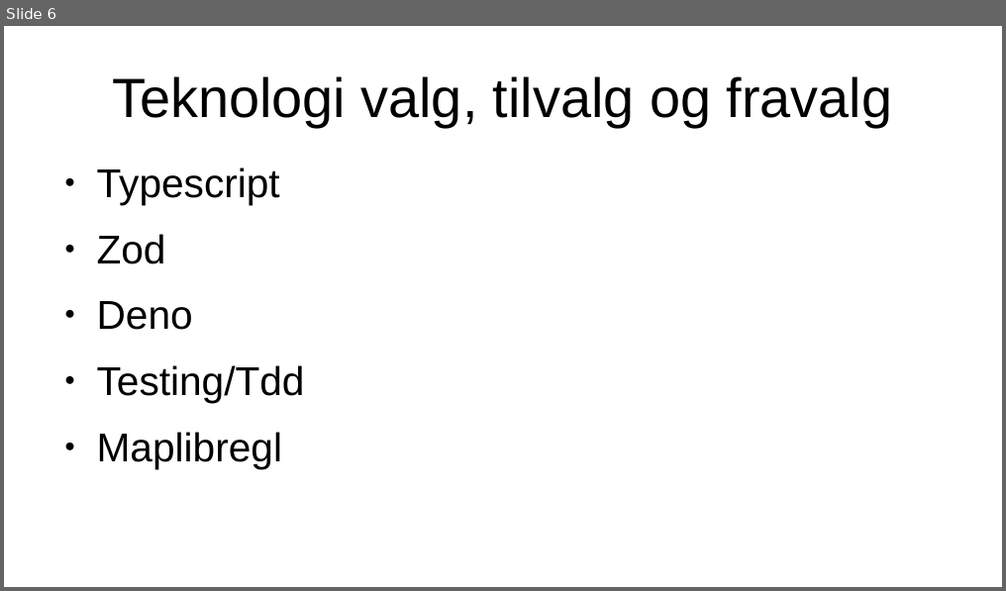
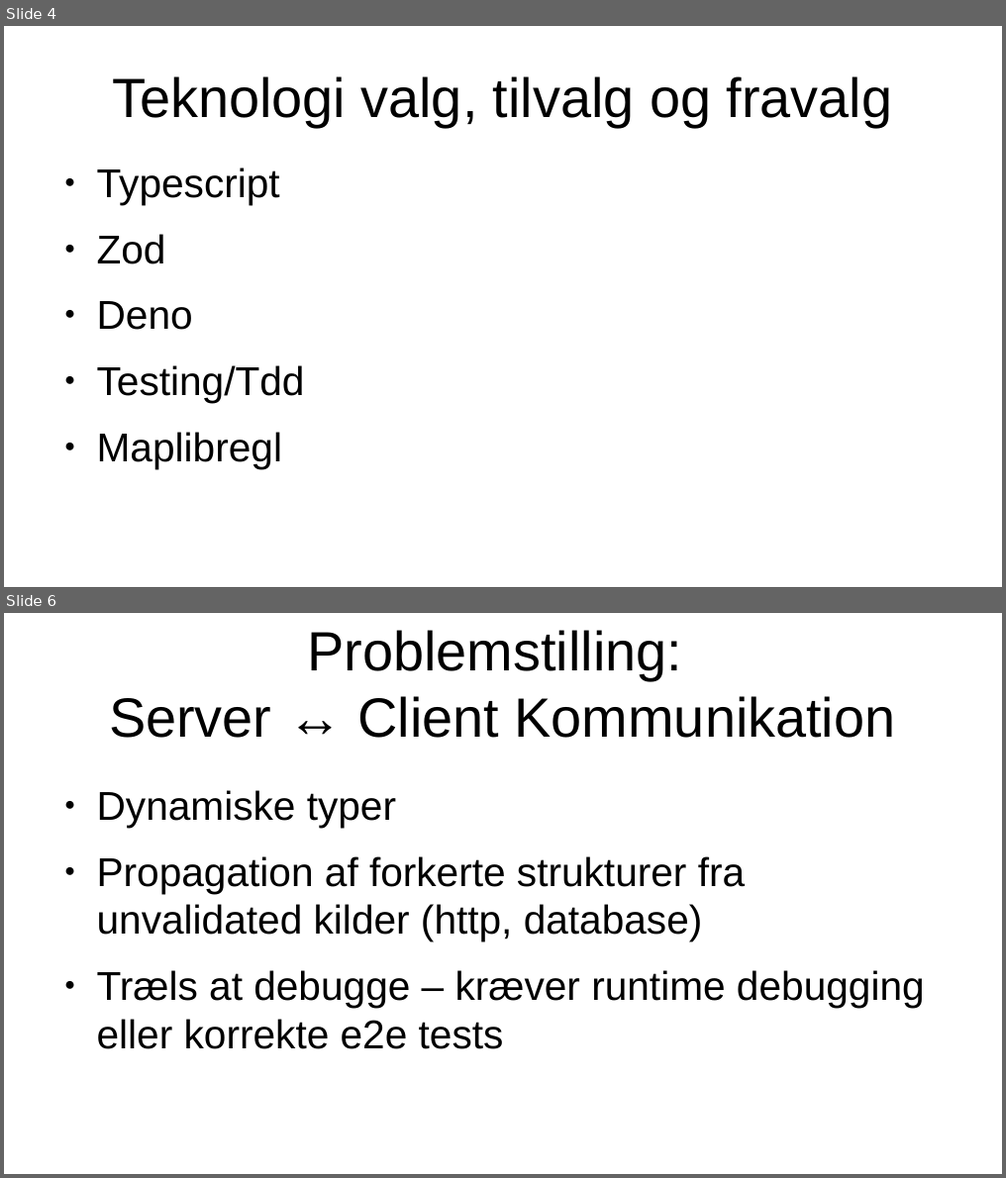
Before and after one commit to mtkonge/avarts, a slide deck: docs/tph.odp. Shown one above the other, each under a label of ours: slide 6 before the commit, slides 4 and 6 after it; the slides between them are not shown. The pictures are 1006x591 and 1006x1178 pixels, drawn with LibreOffice and Linux fonts; fonts in the diff are those of the drawing. Boxes give left, top, right and bottom in pixels: in the first picture for what was removed or moved away, otherwise in the second. Text is boxed around its words. In the diff, an @@ line names an element or a change of style, - is before the commit and + after.

Commit message:
tph powerpoint

```diff
--- a/docs/tph.odp
+++ b/docs/tph.odp
@@ slide 6 added at bbox=[4, 613, 1002, 1174], background #FFFFFF @@
@@ title added at bbox=[109, 630, 896, 738], 44 pt, text #000000 @@
+Problemstilling:
+Server ↔ Client Kommunikation
@@ text added at bbox=[97, 790, 925, 1050], 32 pt, text #000000 @@
+● Dynamiske typer
+● Propagation af forkerte strukturer fra unvalidated kilder (http, database)
+● Træls at debugge – kræver runtime debugging eller korrekte e2e tests
@@ what was slide 6 is now slide 4 @@
```
Also in this commit, not shown: 4 other slides added.
